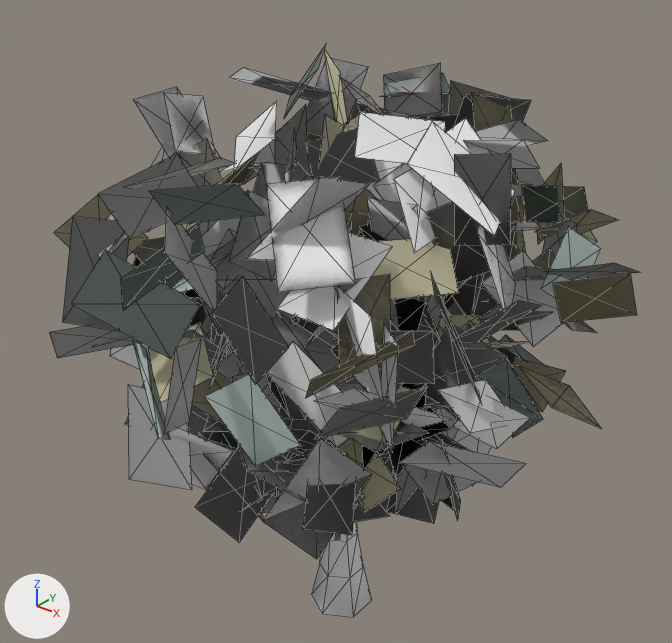
One commit to the glTF model public/models/homes/tree-oak-detail.lod0.glb: the scene before it, then after it.
Both versions are drawn from a 50 mm camera at (3.37, -4.32, 4.95) aimed at (-0.12, 0.04, 2.25). The axes (+X, +Y, +Z) are drawn at lower left. The lights are the same throughout. The first picture is the older version. Mesh edges are drawn as thin lines. Vertices at exactly the same position are counted once.

In view in the first picture: 'tree-oak-detail'.
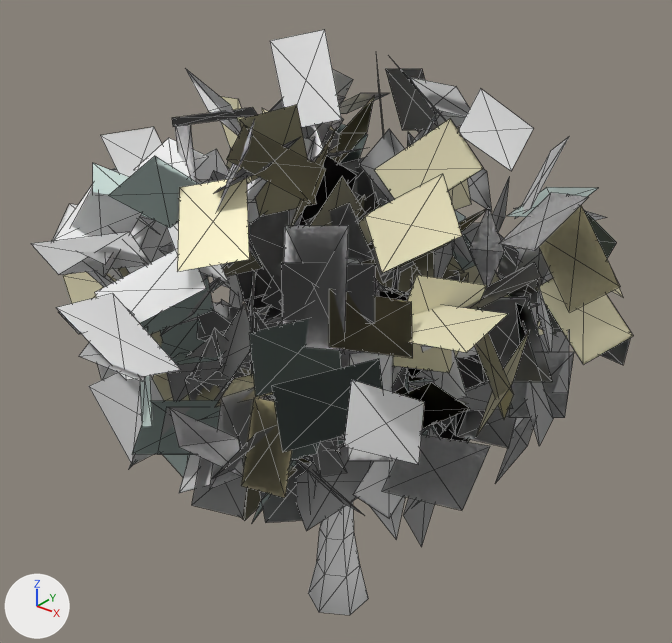
Location of each change, [x1, y1, x2, y2] in pixels of the pictures (672 x 643 px; the box of a moved part takes in the faces that stretch with it):
'tree-oak-detail', reshaped, moved, rescaled: before [49, 45, 640, 617]; after [31, 29, 633, 615]
part 1 of me_tree_oak_detail, moved or reshaped: before [311, 522, 372, 617]; after [308, 501, 368, 615]
part 2 of me_tree_oak_detail, moved or reshaped (not visible before): after [250, 273, 255, 374]
part 3 of me_tree_oak_detail, moved or reshaped (mostly hidden): before [290, 449, 303, 456]; after [303, 456, 312, 462]
part 4 of me_tree_oak_detail, moved or reshaped: before [72, 63, 601, 539]; after [54, 61, 574, 539]

The change, as a list of edits to the scene's bpy script:
```text
Change me_tree_oak_detail:
    used by ob_tree_oak_detail; location = (0.0, 0.0, 1.999); scale = (2.01, 2.01, 2.01)
    remove me_tree_oak_detail.from_pydata(...)  # 1954 vertices, 2158 faces; spans x -0.85..0.85, y -0.89..0.89, z -1.0..1.0
    add me_tree_oak_detail.from_pydata(...)  # 1954 vertices, 2158 faces; spans x -0.86..0.86, y -0.86..0.86, z -1.0..1.0
    me_tree_oak_detail part 1: the loose piece of 36 vertices spanning x -0.1..0.1, y -0.14..0.09, z -1.0..-0.24 is moved by (-0.01, 0.0, -0.01)
    me_tree_oak_detail part 2: the loose piece of 16 vertices spanning x -0.11..-0.09, y -0.34..-0.28, z -0.02..0.38 is moved by (-0.01, 0.01, -0.02)
    me_tree_oak_detail part 3: the loose piece of 16 vertices spanning x 0.07..0.12, y -0.51..-0.24, z -0.23..0.02 is moved by (-0.02, 0.01, -0.02)
    me_tree_oak_detail part 4: 1690 of 1954 vertices moved; they spanned x -0.85..0.85, y -0.89..0.89, z -0.62..1.0 and now span x -0.86..0.86, y -0.86..0.86, z -0.63..1.0; mean shift (-0.04, -0.03, -0.02); largest move (-0.61, -0.69, 0.1) -> (0.53, 0.62, 0.19)
    other edits to the shape of me_tree_oak_detail do not show in these pictures
Change ob_tree_oak_detail:
    ob_tree_oak_detail.location: (0.0, 0.0, 1.999) -> (0.0, 0.0, 2.041)
    ob_tree_oak_detail.scale: (2.01, 2.01, 2.01) -> (2.05, 2.05, 2.05)
```
